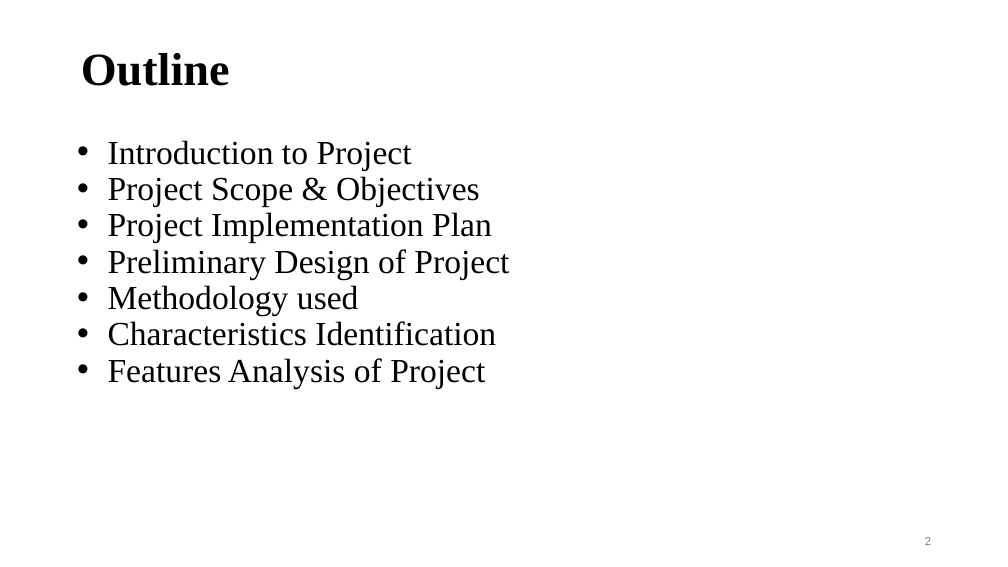
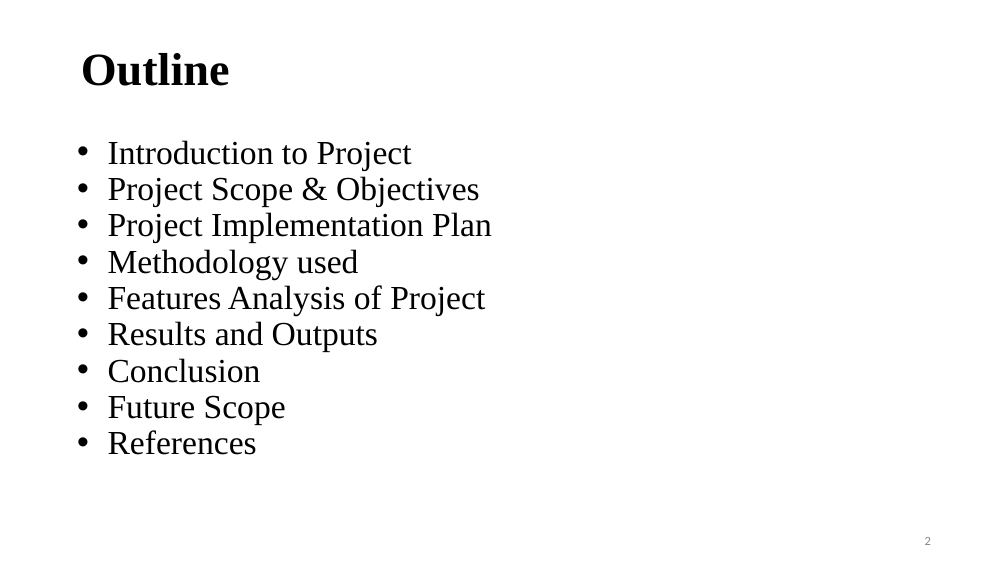
Before and after one commit to Brainskull24/Heal.ai, a slide deck: slide 2 of MP/PPT.pptx. Drawn at 1008x567 pixels with LibreOffice and Linux fonts; fonts in the diff are those of the drawing; background and template pictures are left out. Boxes give left, top, right and bottom in pixels: in the first picture for what was removed or moved away, otherwise in the second. Text is boxed around its words. In the diff, an @@ line names an element or a change of style, - is before the commit and + after.

```diff
--- a/MP/PPT.pptx
+++ b/MP/PPT.pptx
@@ text at [108,249,509,279]: paragraph removed @@
-• Preliminary Design of Project
@@ text at [108,321,496,346]: paragraph removed @@
-• Characteristics Identification
@@ text at [108,321,378,455]: paragraphs added @@
+• Results and Outputs
+• Conclusion
+• Future Scope
+• References
```
Also in this commit, not shown: 6 other slides changed, 5 slides added, 4 other files.
